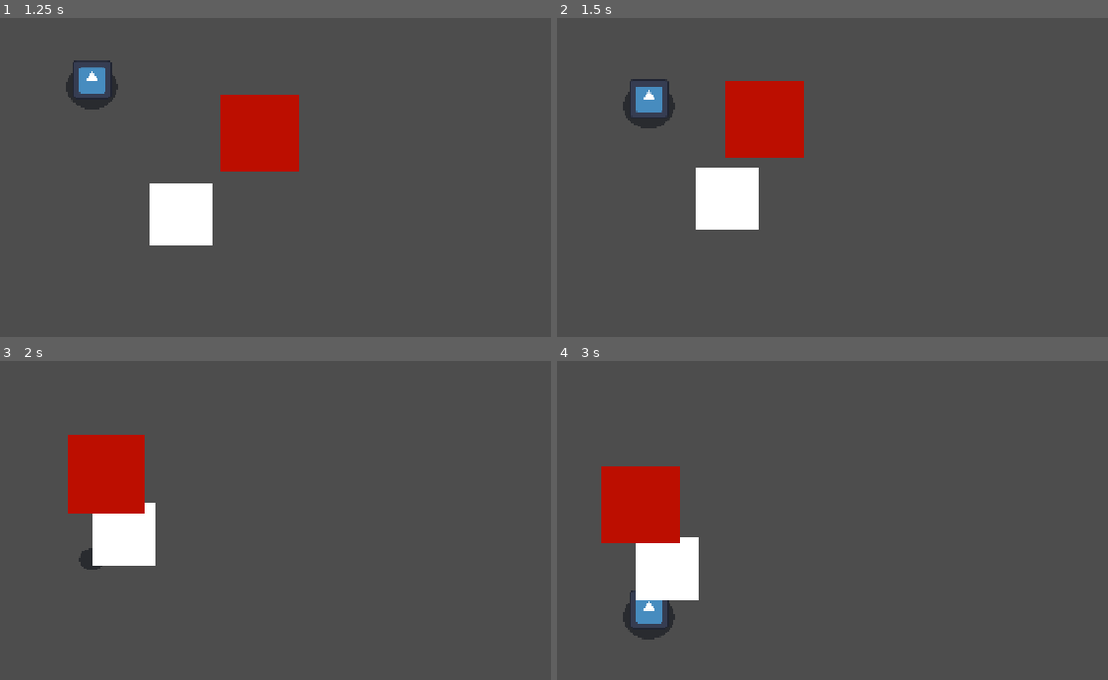
Above: before the commit, frames 1-4 (two rows, left to right).
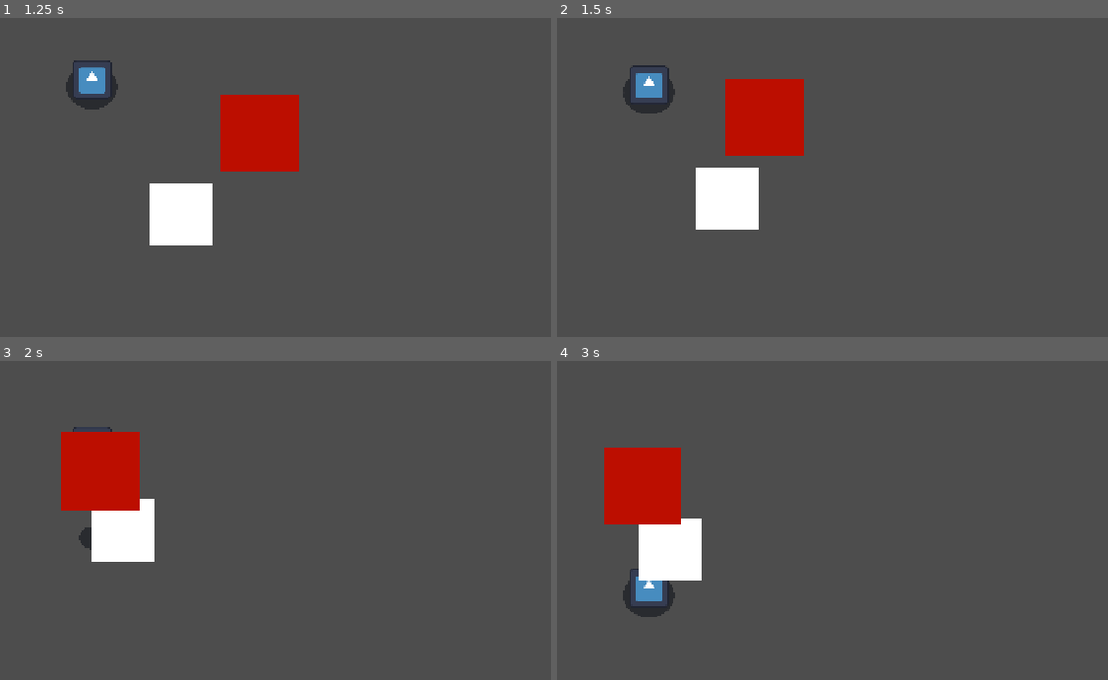
Above: after the commit, the same moments.

Repository: Twytchi/juniper-game-jam
Game: Godot game, scene res://Scene/testdpl.tscn
The game is run twice, just before and just after one commit, with the same random seed, the same clock (stepped at 60 frames per second) and the same inputs. The engine's default icon, where the game draws it, is replaced by a stand-in: a white triangle on a blue panel in a dark square.
Inputs:
- Up to frame 1 (1.25 s): tap Enter (ui_accept) at 0.5, 0.77 s; hold D (right) from 0.53 s (still down); hold K (heavy) from 0.53 s (still down)
- Up to frame 2 (1.5 s): release D (right) at 1.28 s; release K (heavy) at 1.28 s; hold S (down) from 1.28 s (still down); tap K (heavy) at 1.35 s
- Up to frame 3 (2 s): keep holding S (down); tap Enter (ui_accept) at 1.52 s
- Up to frame 4 (3 s): release S (down) at 2.03 s; hold D (right) 2.03-2.78 s; hold J (light) 2.03-2.78 s; tap K (heavy) at 2.3 s; hold W (up) from 2.78 s (still down); tap L (missile) at 2.85 s

Frame 1 is identical in both runs. In frame 2, 1.1% of the frame differs, in the area x 11-45%, y 14-44%; in frame 3, 1.3%; in frame 4, 3.7%, in the area x 8-27%, y 27-88%.

Commit message:
jai fait des trucs

Diff:
--- a/Scene/dasher_ai.tscn
+++ b/Scene/dasher_ai.tscn
@@ -2,6 +2,8 @@
 
 [ext_resource type="Script" uid="uid://oub2iknj45xr" path="res://Scene/dasher_ai.gd" id="1_ppukq"]
 [ext_resource type="Texture2D" uid="uid://ca5476j4d7p06" path="res://Asset/white_cube.png" id="2_ppukq"]
+[ext_resource type="Script" uid="uid://da52ihtpjml2f" path="res://Script/spincomponent.gd" id="3_en4pq"]
+[ext_resource type="Script" uid="uid://d3kcc8f64jxxd" path="res://Script/hurtbox.gd" id="3_rpor8"]
 
 [sub_resource type="RectangleShape2D" id="RectangleShape2D_fq4oq"]
 size = Vector2(127, 126)
@@ -20,7 +22,16 @@
 position = Vector2(-1.5, 0)
 shape = SubResource("RectangleShape2D_fq4oq")
 
-[node name="Hurtbox" type="Area2D" parent="." unique_id=46061126]
+[node name="Hurtbox" type="Area2D" parent="." unique_id=398499760]
+script = ExtResource("3_rpor8")
+metadata/_custom_type_script = "uid://d3kcc8f64jxxd"
 
 [node name="CollisionShape2D" type="CollisionShape2D" parent="Hurtbox" unique_id=120205585]
 shape = SubResource("RectangleShape2D_ppukq")
+
+[node name="SpinComponent" type="Node2D" parent="." unique_id=1081031418 node_paths=PackedStringArray("body", "body_sprite")]
+script = ExtResource("3_en4pq")
+body = NodePath("..")
+is_spinnable = true
+body_sprite = NodePath("../Sprite2D")
+metadata/_custom_type_script = "uid://da52ihtpjml2f"
--- a/Scene/enemy_AI.tscn
+++ b/Scene/enemy_AI.tscn
@@ -14,7 +14,7 @@
 [node name="SpinComponent" type="Node2D" parent="." unique_id=1916445038 node_paths=PackedStringArray("body", "body_sprite")]
 scale = Vector2(0.725, 0.725)
 script = ExtResource("1_ecebc")
-body = NodePath("")
+body = NodePath("..")
 body_sprite = NodePath("../punching bag")
 
 [node name="Hurtbox" type="Area2D" parent="." unique_id=475305993]
--- a/Scene/testdpl.tscn
+++ b/Scene/testdpl.tscn
@@ -8,7 +8,6 @@
 
 [node name="Player" parent="." unique_id=500224478 instance=ExtResource("1_vxfbs")]
 position = Vector2(135, 182)
-first_heavy_attack = null
 
 [node name="Dasher_AI" parent="." unique_id=1315360929 instance=ExtResource("3_umnua")]
 position = Vector2(378, 524)
Not shown: 1 places in Scene/enemy_AI.tscn that only renumber resources
